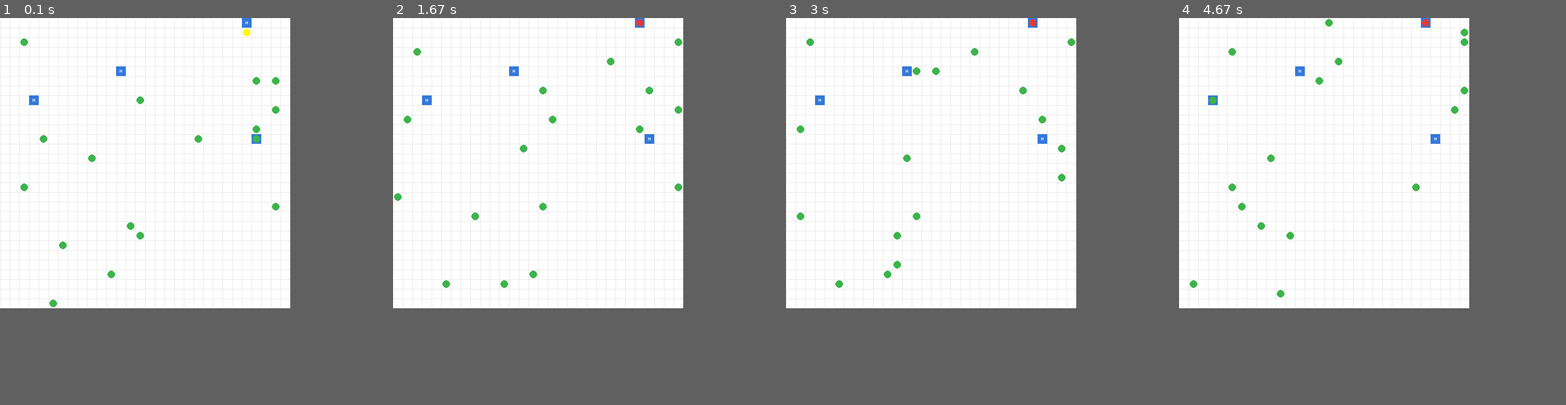
Above: before the commit, frames 1-4 (left to right).
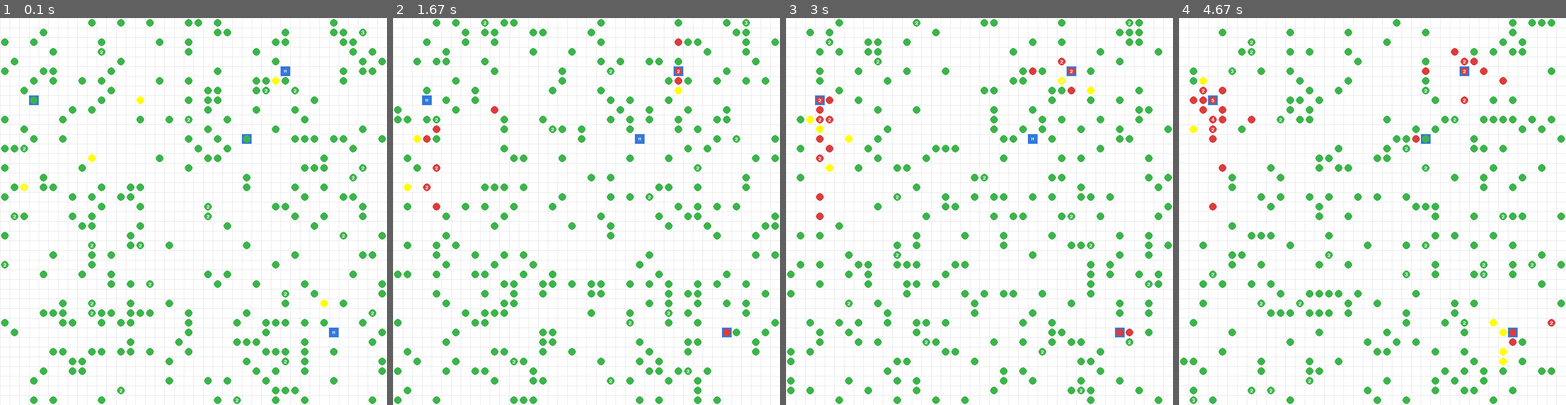
Above: after the commit, the same moments.

Repository: shaan101patel/Pandemic-Flu-Spread-Simulation
Game: pygame game, started from src/main.py
Same seed, same stepped clock (60 frames per second), same inputs: the game is played once before the commit and once after it.
Inputs:
- Up to frame 1 (0.1 s): no input
- Up to frame 2 (1.67 s): no input
- Up to frame 3 (3 s): no input
- Up to frame 4 (4.67 s): no input
In our replay, the window is 600x600 before the commit and 800x800 after it. These sizes can differ from the game's own. Grey fills any space a smaller window leaves; there, only what the larger window draws over its background counts as a difference.

The runs differ from the first frame. In frame 1, 13% of the frame differs, in the area x 0-100%, y 0-100%; in frame 2, 13%; in frame 3, 13%; in frame 4, 13%.

Commit message:
Infection Rate Distributions

Diff:
--- a/src/main.py
+++ b/src/main.py
@@ -27,10 +27,10 @@
     """
 
     # Init
-    StateSpace = 30
+    StateSpace = 40
     NumOfHospitals = 4
-    NumAgents = 18
-    SickPeople = 1
+    NumAgents = 300
+    SickPeople = 5
 
     # Create grid and hospitals
     map = grid.Grid(StateSpace, StateSpace)
--- a/src/simulation/engine.py
+++ b/src/simulation/engine.py
@@ -70,9 +70,27 @@
 
     agent.move((nx, ny))
 
-
-
-
+def get_age_based_params(age):
+    if age <= 4:
+        return 0.27111401, 1.5623923
+    elif age <= 9:
+        return 0.27619241, 1.5853057
+    elif age <= 17:
+        return 0.23507195, 1.35129295
+    elif age <= 29:
+        return 0.16806533, 1.11063756
+    elif age <= 39:
+        return 0.17647801, 1.28169089
+    elif age <= 49:
+        return 0.16738755, 1.14906492
+    elif age <= 59:
+        return 0.15507585, 1.22311138
+    elif age <= 69:
+        return 0.16214078, 1.15063113
+    elif age <= 79:
+        return 0.17056577, 1.17523736
+    else:
+        return 0.20907177, 1.35574058
 
 
 
@@ -91,7 +109,8 @@
     # then rebuilds the grid occupancy accordingly.
 
     for ag in agents:
-        if ag.healthStatus() != "healthy" and hospitals:
+        # given that symptoms often appearing around 5-6 days after exposure. and a chance of infected constanlty chaning minds about 50% of the time:
+        if ag.healthStatus() != "healthy" and hospitals and ag.days_infected >= 6 and np.random.rand() < 0.5:
             findHosp(hospitals, ag, StateSpace)
         else:
             randomWalk(ag, StateSpace)
@@ -111,9 +130,10 @@
         if any(a.health in ["infected", "infectious"] for a in cell_agents):
             for a in cell_agents:
                 if a.health == "healthy":
-                    # Sample from normal distribution
-                    val = np.random.normal(50, 15)
-                    if val > 50:
+                    # Sample from normal distribution based on age
+                    mean, sd = get_age_based_params(a.age)
+                    val = np.random.normal(mean, sd)
+                    if val > 0:
                         a.updateHealth("infected")
                         a.days_infected = 0
 
